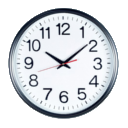
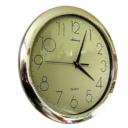
Layers edited between the first and the second 128 x 128 image:
added layer "Pasted Layer" above "Background" over <box>16,5,119,125</box>
painted on "Background" over <box>8,8,119,122</box>
